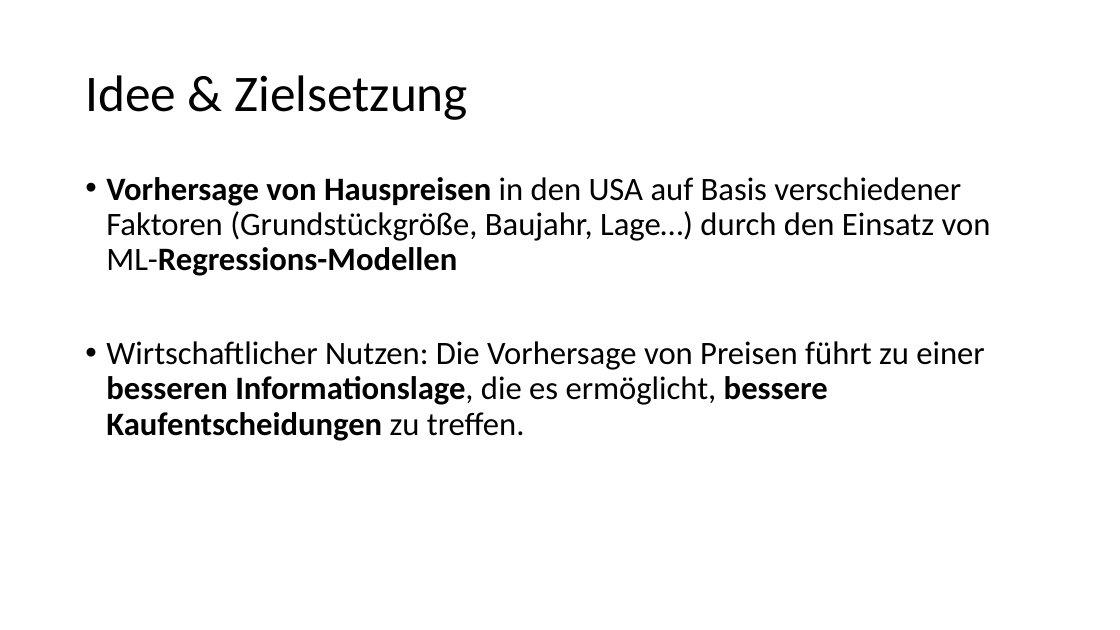
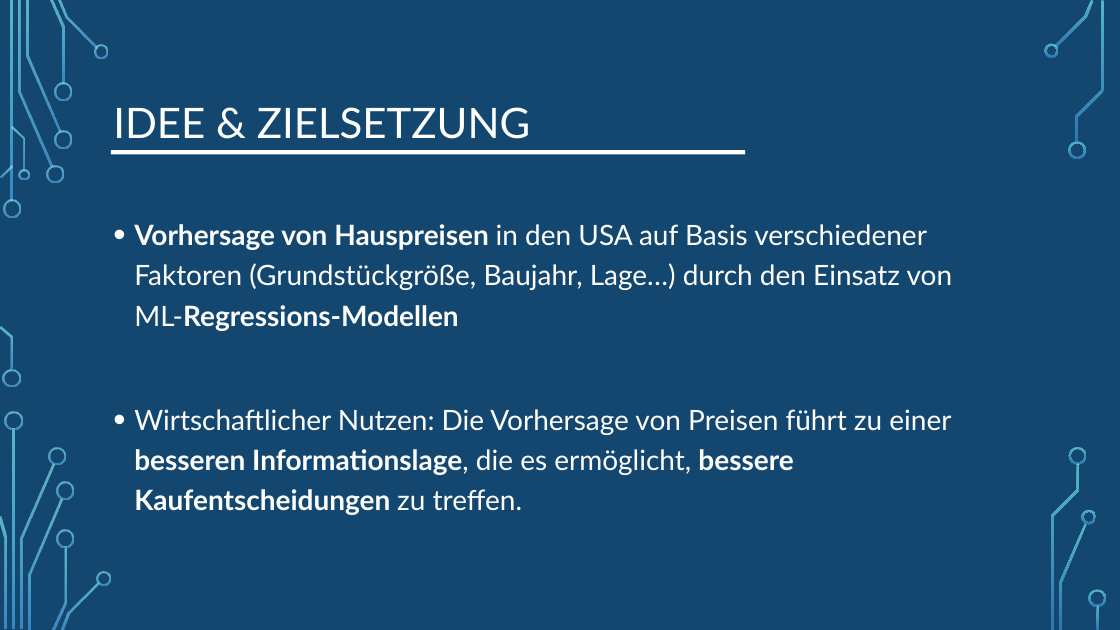
Before and after one commit to LennartFertig/DataExploration_HousePriceSeattle, a slide deck: slide 2 of House_Price_Prediction_Zwischenpräsentation.pptx. Drawn at 1120x630 pixels with LibreOffice and Linux fonts; fonts in the diff are those of the drawing; background and template pictures are left out. Boxes give left, top, right and bottom in pixels: in the first picture for what was removed or moved away, otherwise in the second. Text is boxed around its words. In the diff, an @@ line names an element or a change of style, - is before the commit and + after.

```diff
--- a/House_Price_Prediction_Zwischenpräsentation.pptx
+++ b/House_Price_Prediction_Zwischenpräsentation.pptx
@@ background #FFFFFF to picture (left out) @@
@@ rectangle added at [0, 0, 1120, 630], fill #134770 @@
@@ title at [113, 107, 530, 139]: text changed; size 44 to 36 pt; font Calibri to Lato; text colour #000000 to #FFFFFF @@
-Idee & Zielsetzung
+IDEE & ZIELSETZUNG
@@ rectangle added at [111, 150, 745, 155], fill #FFFFFF @@
@@ text "Vorhersage von Hauspreisen in den ...": place and size @@
-text "Vorhersage von Hauspreisen in den ..." at [106, 177, 991, 441]
+text "Vorhersage von Hauspreisen in den ..." at [134, 224, 953, 515]
@@ text "Vorhersage von Hauspreisen in den ..." at [134, 224, 953, 515]: size 28 to 24 pt, font Calibri to Lato, text colour #000000 to #FFFFFF; line spacing 0.9 to 1.2 @@
@@ group added at [0, 0, 111, 630]: 24 freeform shapes, 2 rectangles @@
@@ group added at [0, 0, 1104, 630]: 14 freeform shapes, 3 rectangles @@
@@ group added at [1044, 0, 1107, 629]: 9 freeform shapes, 1 rectangle @@
```
Also in this commit, not shown: 7 other slides changed, 4 slides added, 4 slides removed.
